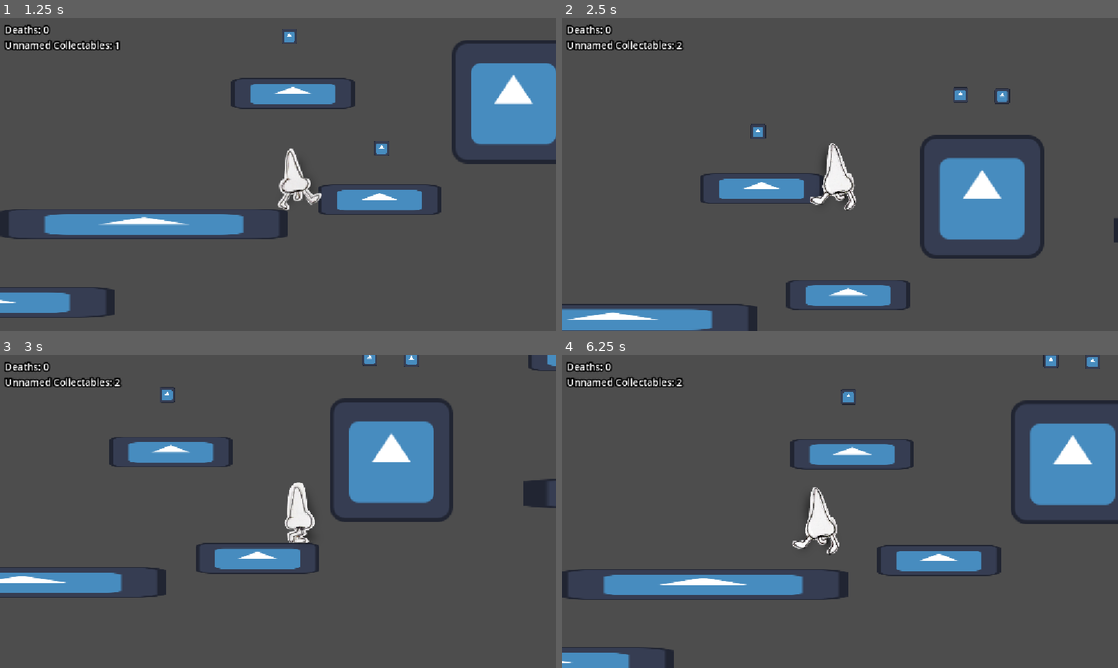
Above: before the commit, frames 1-4 (two rows, left to right).
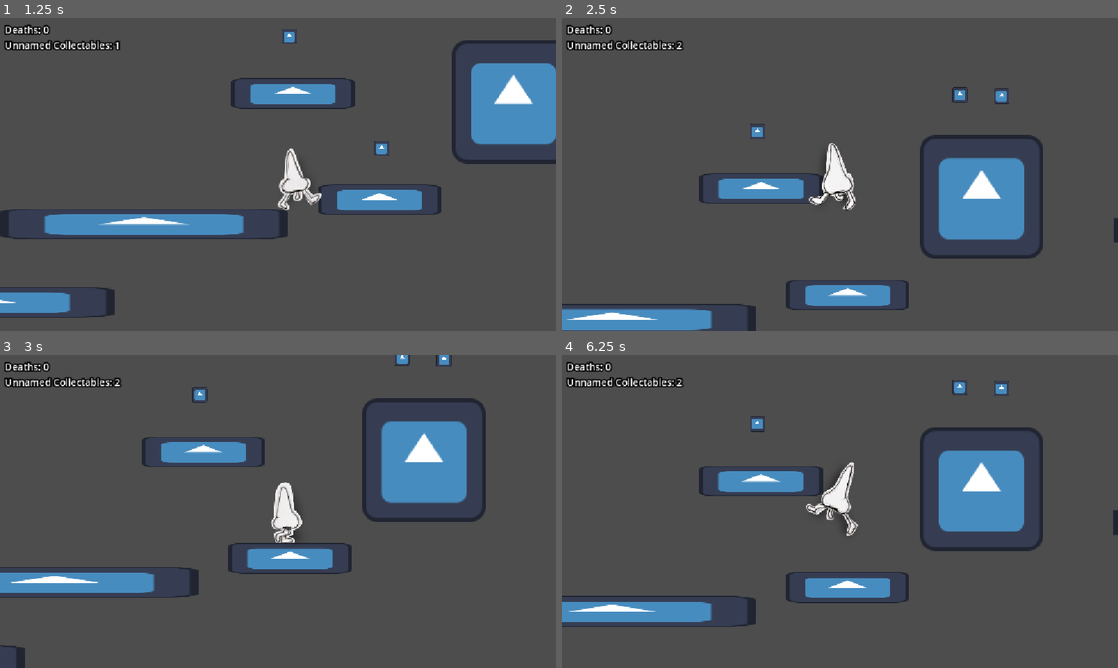
Above: after the commit, the same moments.

Repository: lmg-abe/runny-nose
Game: Godot game, scene res://main.tscn
Two runs of this game, one before a commit and one after it. Both use one fixed random seed, a clock stepped at 60 frames per second and the inputs below. The engine's default icon, where the game draws it, is replaced by a stand-in: a white triangle on a blue panel in a dark square.
Inputs:
- Up to frame 1 (1.25 s): hold D (move_right) from 0.53 s (still down); tap 2 (dash) at 0.6 s; tap Space (jump) at 0.77 s
- Up to frame 2 (2.5 s): tap 2 (dash) at 1.35, 2.3 s; tap Space (jump) at 1.52 s; release D (move_right) at 2.03 s; hold A (move_left) from 2.03 s (still down); tap 1 (sneeze) at 2.1 s
- Up to frame 3 (3 s): release A (move_left) at 2.78 s; hold D (move_right) from 2.78 s (still down); tap 2 (dash) at 2.85 s
- Up to frame 4 (6.25 s): tap Space (jump) at 3.02, 3.77, 4.52, 6.02 s; tap 2 (dash) at 3.6, 4.55, 5.1, 5.85 s; release D (move_right) at 4.28 s; hold A (move_left) 4.28-5.03 s; tap 1 (sneeze) at 4.35 s; hold D (move_right) 5.03-5.78 s; hold A (move_left) from 5.78 s (still down)

Frame 1 is identical in both runs. In frame 2, 0.8% of the frame differs, in the area x 0-87%, y 22-100%; in frame 3, 10%; in frame 4, 22%, in the area x 0-100%, y 0-100%.

Commit message:
dash cooldown (incomplete)

Diff:
--- a/player_movement.gd
+++ b/player_movement.gd
@@ -9,7 +9,7 @@
 @export var maxRise : int = -2000
 @export var jumpRiseTime : int = 12
 var canSneeze : bool = false
-var canDash : bool = false
+var canDash : bool = true
 var jumpTimer : int = -1
 @export var pushForce = 1500
 var facingDirection : int = 1
@@ -19,7 +19,8 @@
 var jumpAnim = load('res://runnyNoseJump.png')
 var fallAnim = load('res://runnyNoseFall.png')
 var walkAnim : int = 0
-
+var dashCooldown : int = 3
+var dashTimer : int = -1
 func _physics_process(delta: float) -> void:
 	if Input.is_action_pressed("move_left"): facingDirection = -1
 	if Input.is_action_pressed("move_right"): facingDirection = 1
@@ -45,12 +46,13 @@
 	velocity.x *= friction
 	if is_on_floor() :
 		canSneeze = true
-		canDash = true
 	if canDash and Input.is_action_just_pressed("dash") :
 		velocity.x+=Input.get_axis("move_left","move_right")*dashSpeed
 		if velocity.y > 0 :
 			velocity.y = 0
 		canDash = false
+		dashTimer =+ 1
+		#Add a Dash Cooldown.
 	if !Input.is_action_pressed("jump") or is_on_floor() or jumpTimer > jumpRiseTime:
 		jumpTimer=-1
 	if Input.is_action_just_pressed("jump") and is_on_floor():
